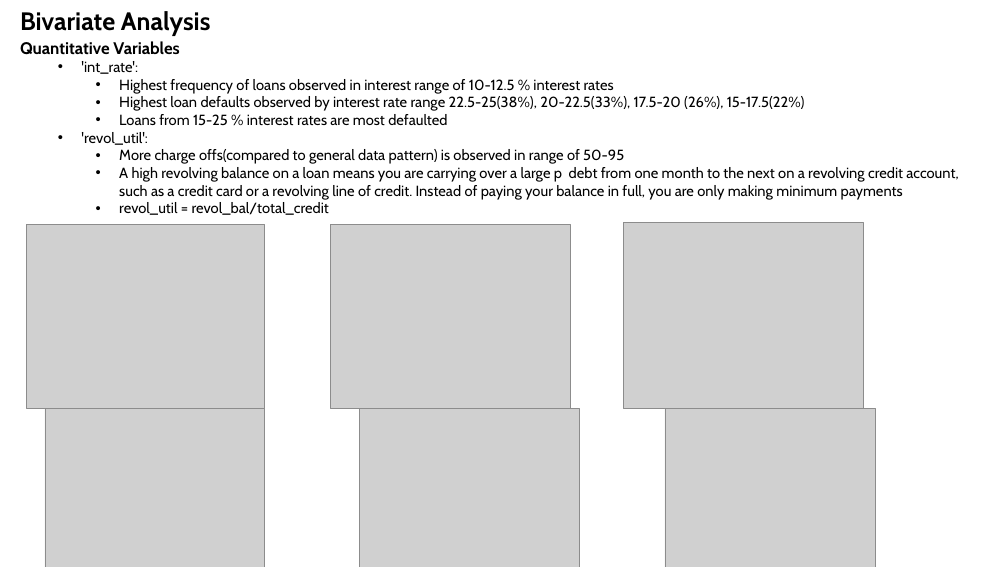
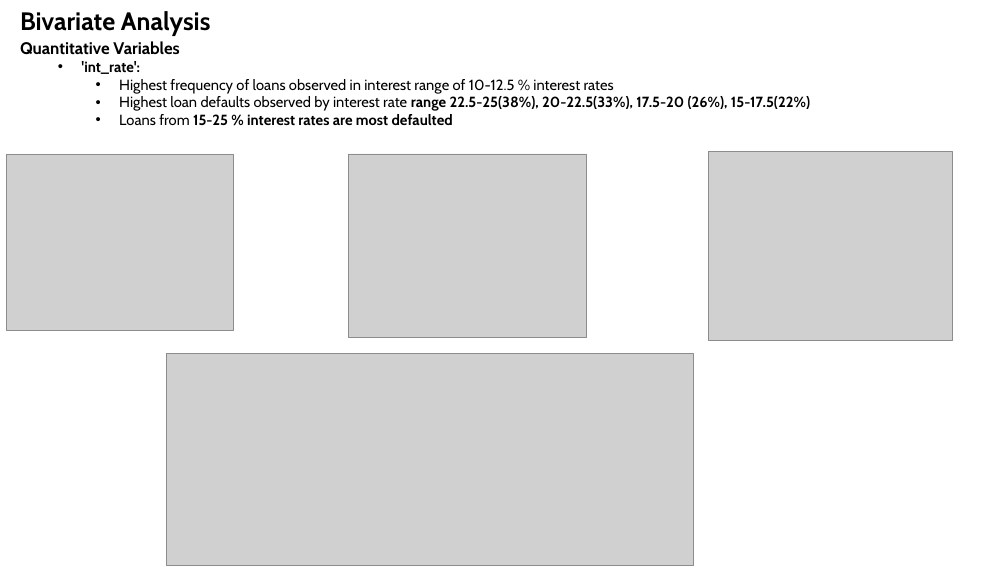
Before and after one commit to VFulara/LendingClubCaseStudy, a slide deck: slide 5 of Presentation.pptx. Drawn at 1008x567 pixels with LibreOffice and Linux fonts; fonts in the diff are those of the drawing; grey boxes stand for pictures. Boxes give left, top, right and bottom in pixels: in the first picture for what was removed or moved away, otherwise in the second. Text is boxed around its words. In the diff, an @@ line names an element or a change of style, - is before the commit and + after.

```diff
--- a/Presentation.pptx
+++ b/Presentation.pptx
@@ text at (81,61,810,125): bold on in "'int_rate':", "range 22.5-25(38%), 20-22.5(33%), 17.5-20 (26%), 15-17.5(22% ...", "15-25 % interest rates are most defaulted" @@
@@ text at (81,132,958,215): paragraphs removed @@
-  • 'revol_util':
-    • More charge offs(compared to general data pattern) is observed in range of 50-95
-    • A high revolving balance on a loan means you are carrying over a large p debt from one month to the next on a revolving credit account, such as a credit card or a revolving line of credit. Instead of paying your balance in full, you are only making minimum payments
-    • revol_util = revol_bal/total_credit
@@ picture: place and size @@
-picture at (27,224,265,408)
+picture at (6,154,234,331)
@@ picture: place and size @@
-picture at (331,224,571,408)
+picture at (349,154,587,337)
@@ picture: place and size @@
-picture at (624,223,864,409)
+picture at (709,151,952,340)
@@ picture added at (166,354,694,566) @@
@@ picture removed at (45,408,265,567) @@
@@ picture removed at (359,408,579,567) @@
@@ picture removed at (665,408,876,567) @@
```
Also in this commit, not shown: 6 other slides changed, 5 slides added, 3 slides removed, 5 other files.
